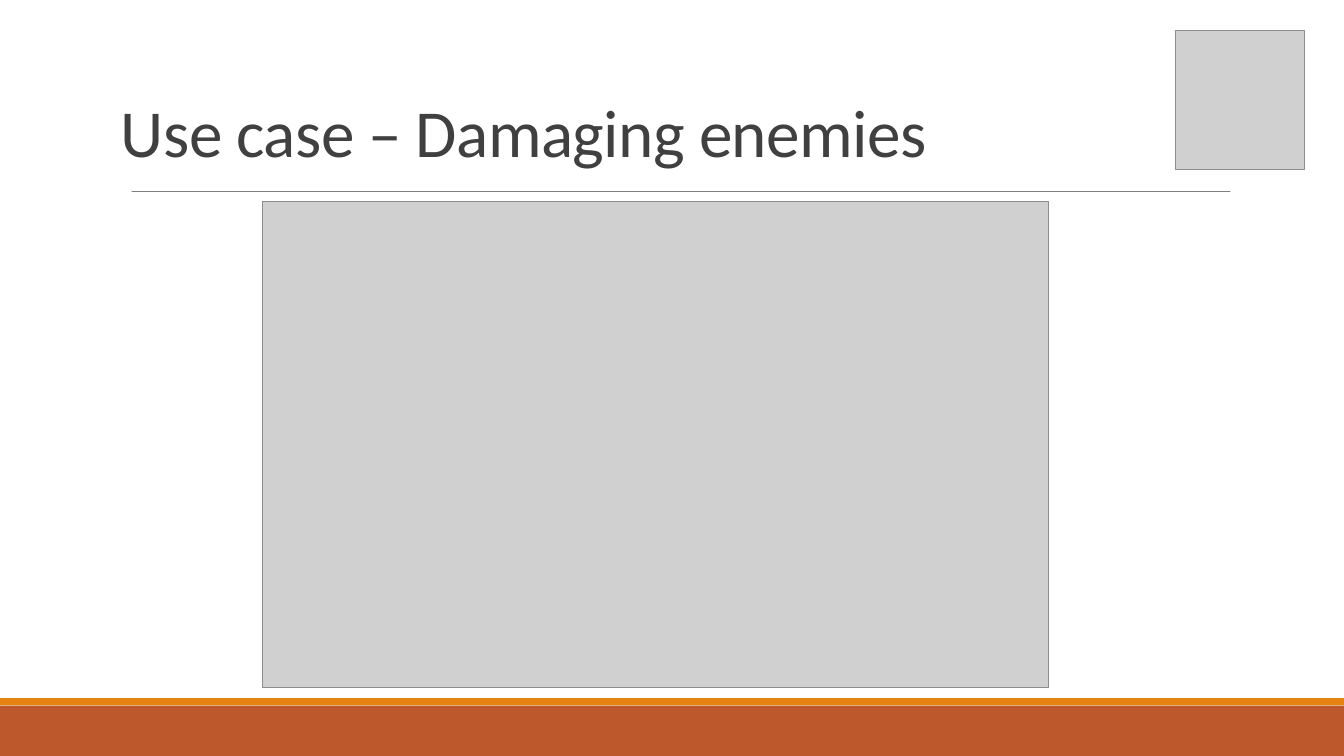
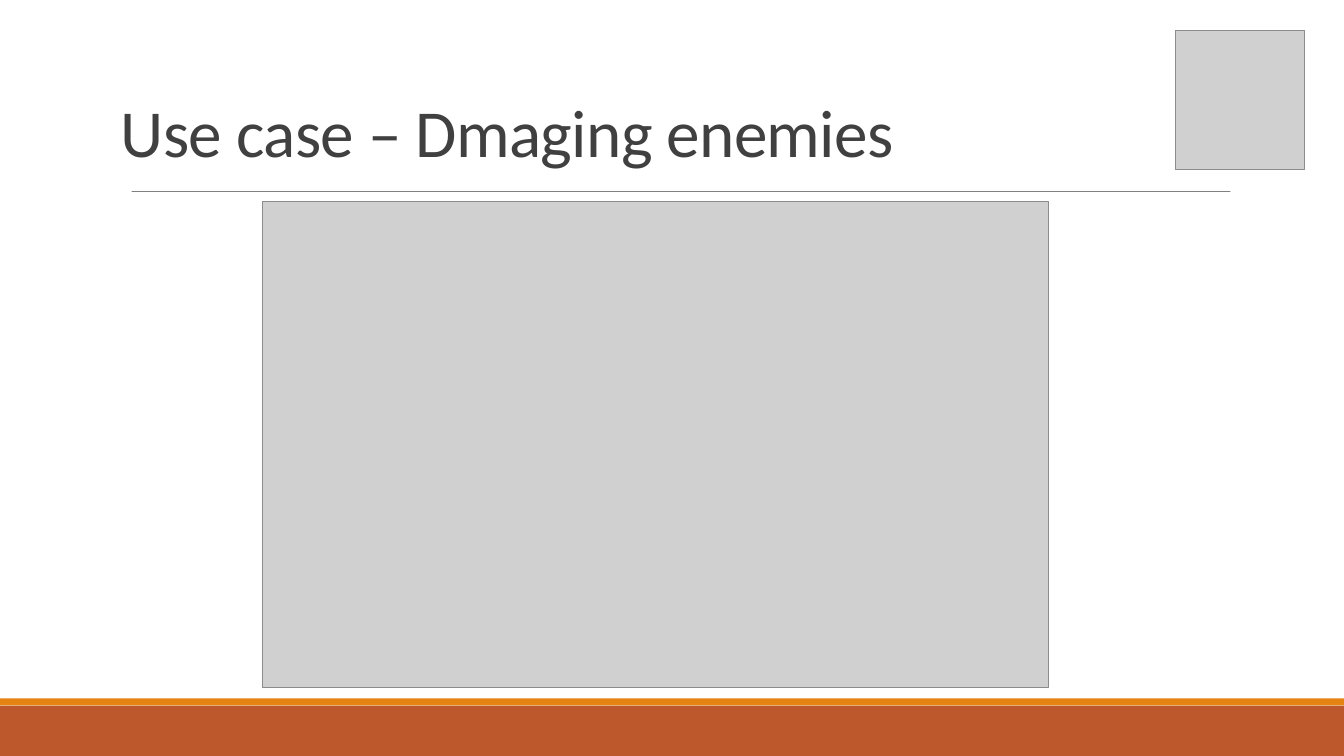
Before and after one commit to Corbono2/Banana-Clone, a slide deck: slide 11 of docs/Debugger.pptx (slide 9 before the commit). Drawn at 1344x756 pixels with LibreOffice and Linux fonts; fonts in the diff are those of the drawing; grey boxes stand for pictures. Boxes give left, top, right and bottom in pixels: in the first picture for what was removed or moved away, otherwise in the second. Text is boxed around its words. In the diff, an @@ line names an element or a change of style, - is before the commit and + after.

Commit message:
Added my slides

```diff
--- a/docs/Debugger.pptx
+++ b/docs/Debugger.pptx
@@ text at box(121, 111, 894, 169): text changed @@
-Use case – Damaging enemies
+Use case – Dmaging enemies
```
Also in this commit, not shown: 6 other slides changed, 2 slides added.
